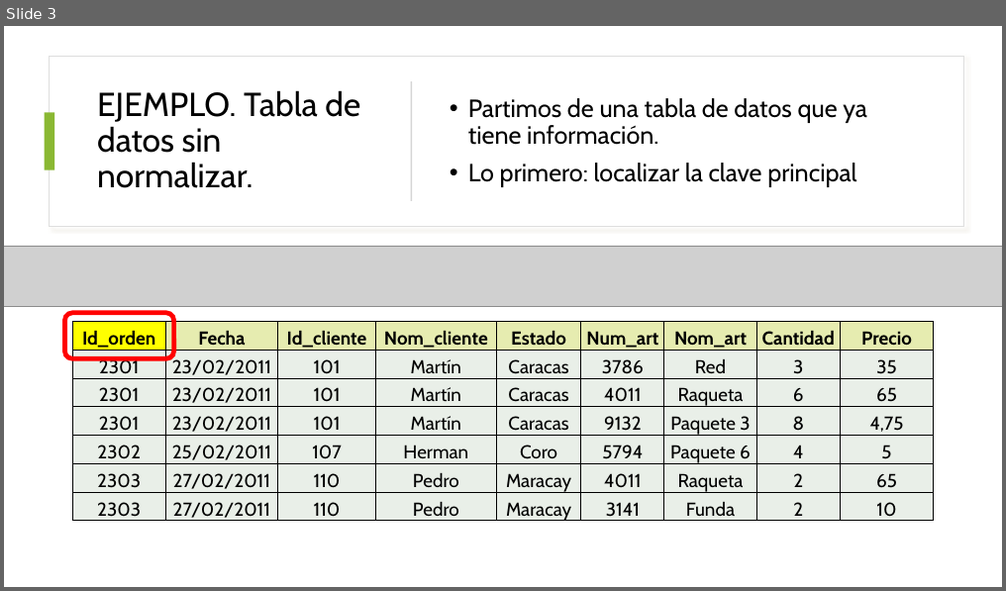
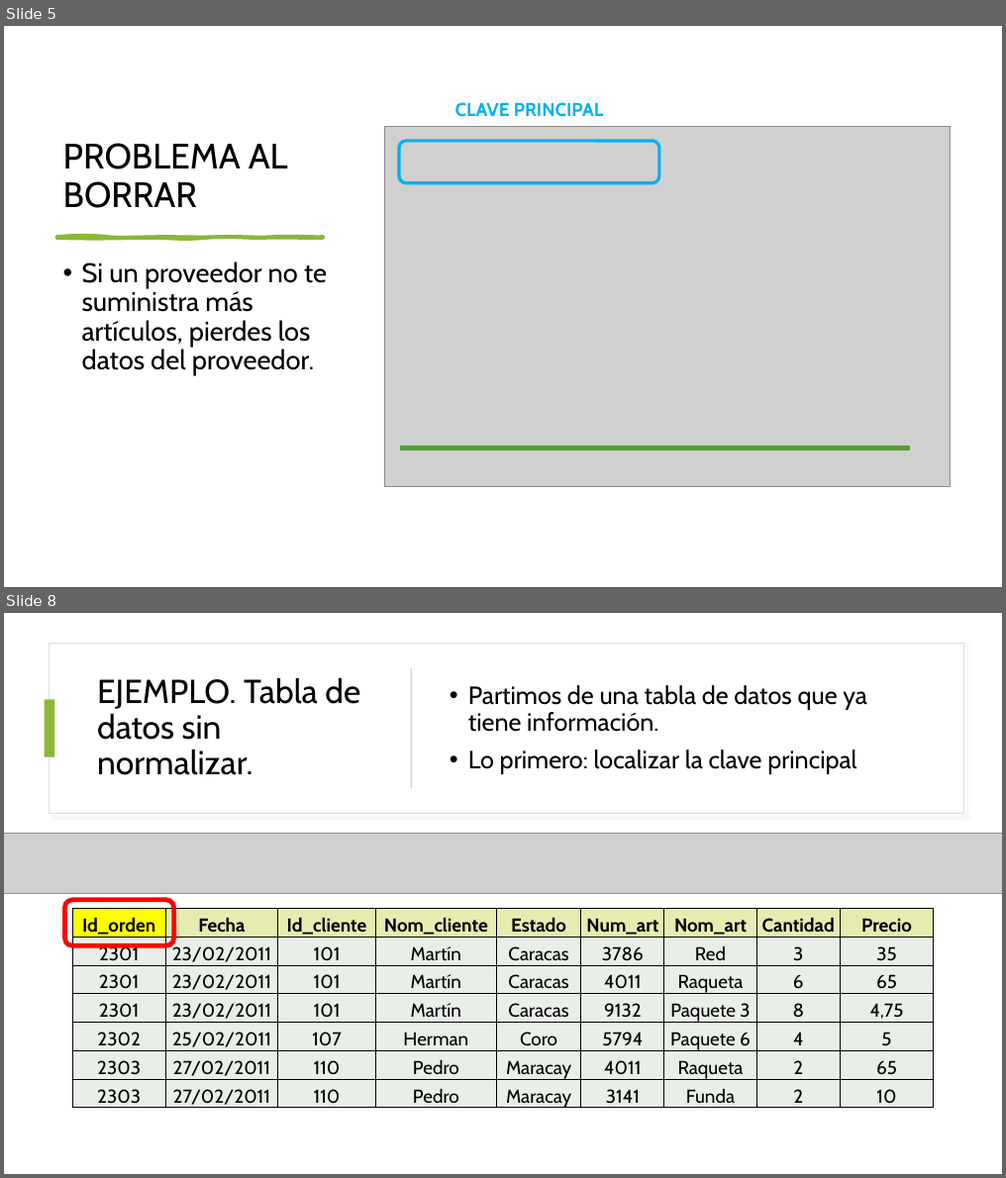
Before and after one commit to NuriaCelis/GBD2627, a slide deck: Tema2/NORMALIZACIÓN.pptx. Shown one above the other, each under a label of ours: slide 3 before the commit, slides 5 and 8 after it; the slides between them are not shown. The pictures are 1006x591 and 1006x1178 pixels, drawn with LibreOffice and Linux fonts; fonts in the diff are those of the drawing; grey boxes stand for pictures. Boxes give left, top, right and bottom in pixels: in the first picture for what was removed or moved away, otherwise in the second. Text is boxed around its words. In the diff, an @@ line names an element or a change of style, - is before the commit and + after.

```diff
--- a/Tema2/NORMALIZACIÓN.pptx
+++ b/Tema2/NORMALIZACIÓN.pptx
@@ slide 5 added at (4,26,1002,587), background #FFFFFF @@
@@ text added at (455,102,603,117), 18 pt, text #00B0F0, bold @@
+CLAVE PRINCIPAL
@@ title added at (63,143,288,208), 34 pt, text #000000 @@
+PROBLEMA AL BORRAR
@@ picture added at (385,126,950,486) @@
@@ rounded rectangle added at (399,141,659,183), outline #00B0F0 3 pt @@
@@ freeform shape added at (56,236,323,238), fill #8AB833, outline #8AB833 3 pt @@
@@ text added at (82,262,327,376), 26 pt, text #000000 @@
+• Si un proveedor no te suministra más artículos, pierdes los datos del proveedor.
@@ line added from (400, 448) to (910, 448), #549E39 4.5 pt @@
@@ what was slide 3 is now slide 8 @@
```
Also in this commit, not shown: 1 slide changed, 4 other slides added, 3 other files.
